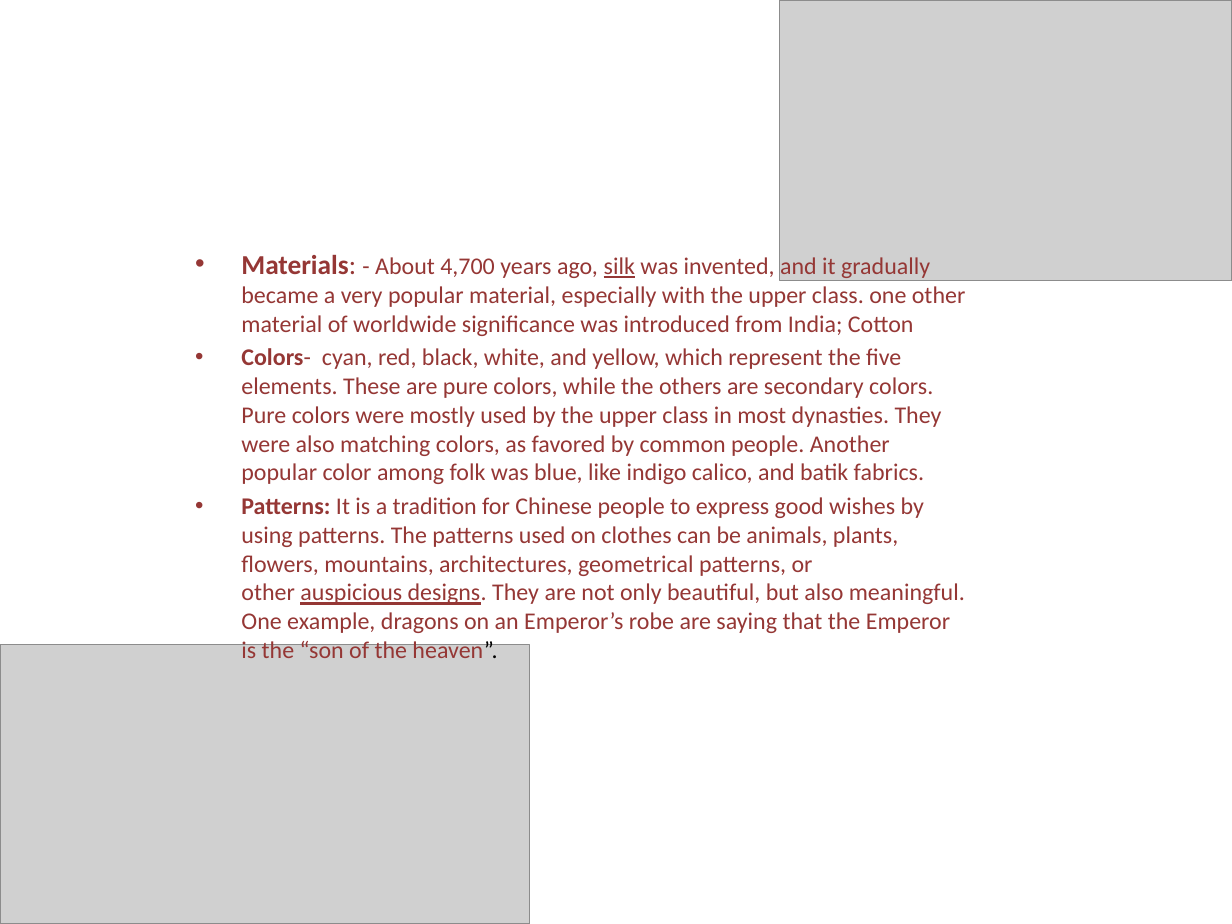
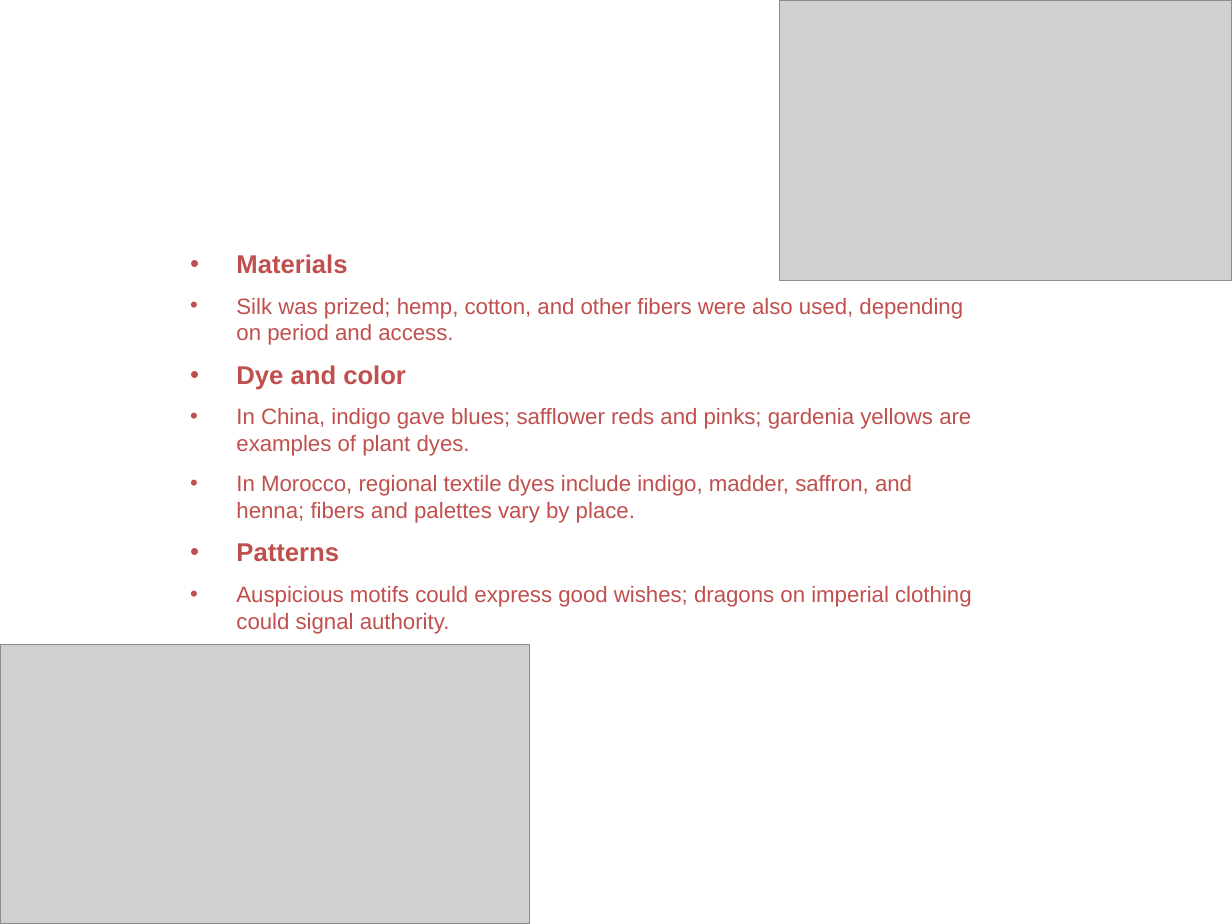
Before and after one commit to loxdpsy/pptx, a slide deck: slide 4 of ancientchineseclothinghk.pptx (slide 5 before the commit). Drawn at 1232x924 pixels with LibreOffice and Linux fonts; fonts in the diff are those of the drawing; grey boxes stand for pictures. Boxes give left, top, right and bottom in pixels: in the first picture for what was removed or moved away, otherwise in the second. Text is boxed around its words. In the diff, an @@ line names an element or a change of style, - is before the commit and + after.

```diff
--- a/ancientchineseclothinghk.pptx
+++ b/ancientchineseclothinghk.pptx
@@ text at (236, 254, 972, 634): text changed; size 14 to 13 pt; font Calibri to Arial; text colour #953735 to #C0504D @@
-• Materials: - About 4,700 years ago, silk was invented, and it gradually became a very popular material, especially with the upper class. one other material of worldwide significance was introduced from India; Cotton
-• Colors- cyan, red, black, white, and yellow, which represent the five elements. These are pure colors, while the others are secondary colors. Pure colors were mostly used by the upper class in most dynasties. They were also matching colors, as favored by common people. Another popular color among folk was blue, like indigo calico, and batik fabrics.
-• Patterns: It is a tradition for Chinese people to express good wishes by using patterns. The patterns used on clothes can be animals, plants, flowers, mountains, architectures, geometrical patterns, or other auspicious designs. They are not only beautiful, but also meaningful. One example, dragons on an Emperor’s robe are saying that the Emperor is the “son of the heaven”.
+• Materials
+• Silk was prized; hemp, cotton, and other fibers were also used, depending on period and access.
+• Dye and color
+• In China, indigo gave blues; safflower reds and pinks; gardenia yellows are examples of plant dyes.
+• In Morocco, regional textile dyes include indigo, madder, saffron, and henna; fibers and palettes vary by place.
+• Patterns
+• Auspicious motifs could express good wishes; dragons on imperial clothing could signal authority.
```
Also in this commit, not shown: 6 other slides changed, 3 slides added, 28 slides removed.
